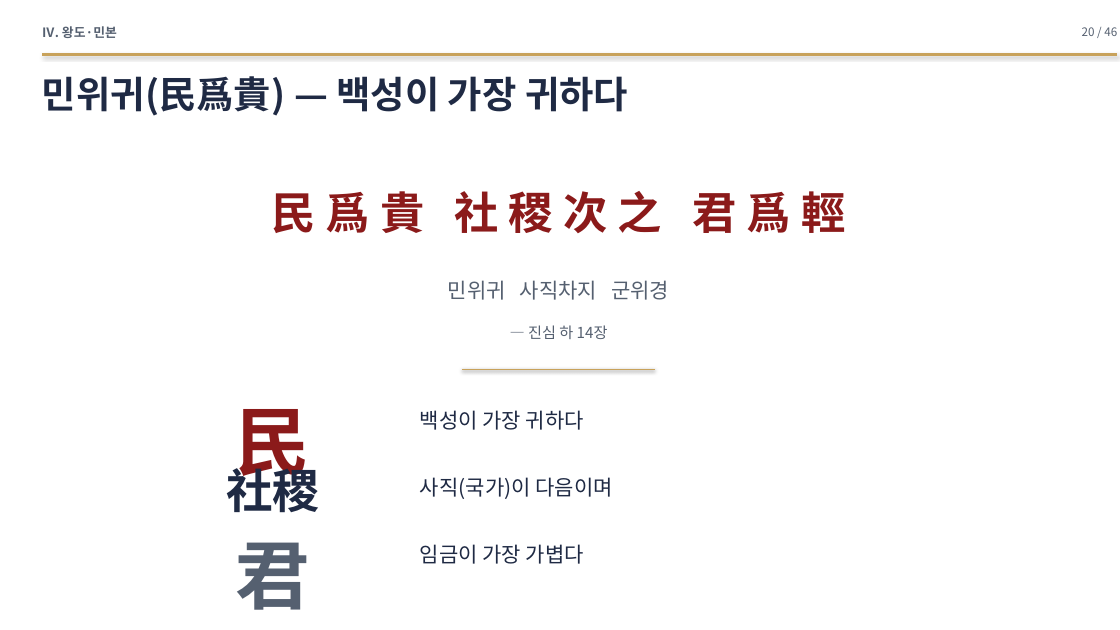
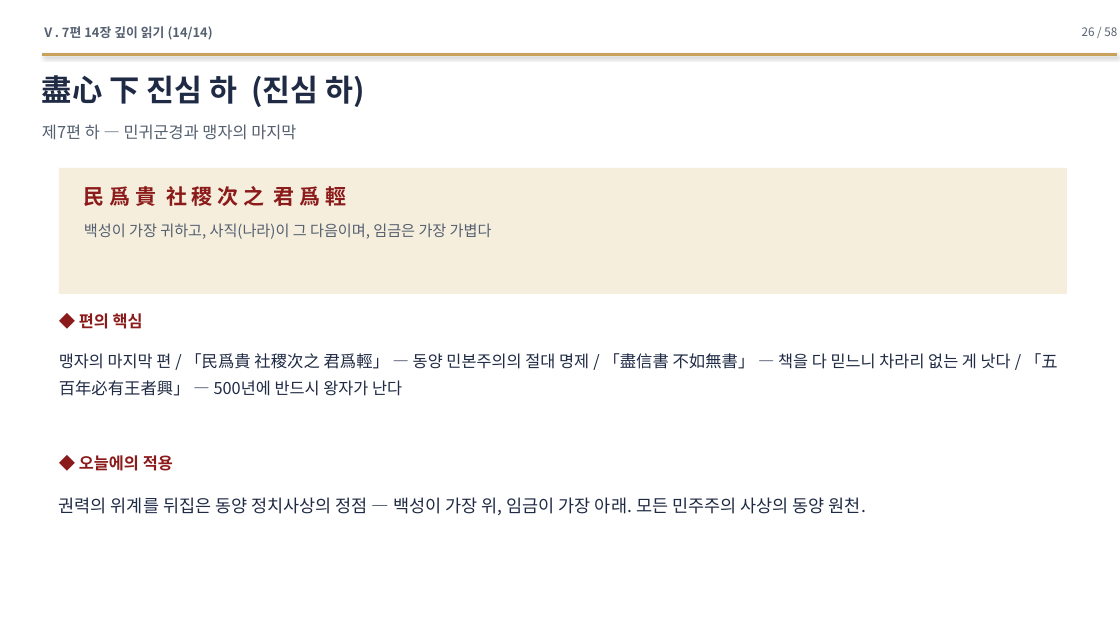
Before and after one commit to hpark1947/Oriental-Classics2, a slide deck: slide 26 of 발표자료/맹자_발표자료.pptx (slide 20 before the commit). Drawn at 1120x630 pixels with LibreOffice and Linux fonts; fonts in the diff are those of the drawing. Boxes give left, top, right and bottom in pixels: in the first picture for what was removed or moved away, otherwise in the second. Text is boxed around its words. In the diff, an @@ line names an element or a change of style, - is before the commit and + after.

```diff
--- a/발표자료/맹자_발표자료.pptx
+++ b/발표자료/맹자_발표자료.pptx
@@ text at [42, 26, 213, 40]: text changed @@
-Ⅳ. 왕도·민본
+Ⅴ. 7편 14장 깊이 읽기 (14/14)
@@ text at [1082, 27, 1117, 36]: text changed @@
-20 / 46
+26 / 58
@@ text at [42, 75, 366, 107]: text changed; size 32 to 26 pt @@
-민위귀(民爲貴) — 백성이 가장 귀하다
+盡心 下 진심 하 (진심 하)
@@ text added at [42, 124, 296, 140], 14 pt, text #556070 @@
+제7편 하 — 민귀군경과 맹자의 마지막
@@ rectangle added at [59, 168, 1067, 294], fill #F5EEDD @@
@@ text "民 爲 貴 社 稷 ...": place and size @@
-text "民 爲 貴 社 稷 ..." at [271, 191, 845, 233]
+text "民 爲 貴 社 稷 ..." at [84, 184, 492, 239]
@@ text at [84, 184, 346, 210]: size 38 to 18 pt in "民 爲 貴 社 稷 次 之 ..."; alignment centre to left; line spacing 1 to 1.3 @@
@@ text at [84, 223, 492, 239]: paragraph added @@
+백성이 가장 귀하고, 사직(나라)이 그 다음이며, 임금은 가장 가볍다
@@ text removed at [448, 280, 669, 300] @@
-민위귀 사직차지 군위경
@@ text at [79, 313, 143, 329]: text changed; size 13 to 14 pt; text colour #556070 to #8B1A1A; bold on @@
-— 진심 하 14장
+◆ 편의 핵심
@@ text added at [59, 353, 1058, 396], 14 pt, text #1F2A44 @@
+맹자의 마지막 편 / 「民爲貴 社稷次之 君爲輕」 — 동양 민본주의의 절대 명제 / 「盡信書 不如無書」 — 책을 다 믿느니 차라리 없는 게 낫다 / 「五百年必有王者興」 — 500년에 반드시 왕자가 난다
@@ line removed from (462, 370) to (655, 370) @@
@@ text removed at [236, 409, 311, 488] @@
-民
@@ text removed at [420, 410, 584, 430] @@
-백성이 가장 귀하다
@@ text added at [79, 455, 173, 471], 14 pt, text #8B1A1A, bold @@
+◆ 오늘에의 적용
@@ text removed at [226, 461, 319, 512] @@
-社稷
@@ text removed at [420, 477, 612, 499] @@
-사직(국가)이 다음이며
@@ text added at [59, 497, 866, 515], 15 pt, text #1F2A44 @@
+권력의 위계를 뒤집은 동양 정치사상의 정점 — 백성이 가장 위, 임금이 가장 아래. 모든 민주주의 사상의 동양 원천.
@@ text removed at [236, 542, 311, 610] @@
-君
@@ text removed at [420, 544, 584, 564] @@
-임금이 가장 가볍다
```
Also in this commit, not shown: 7 other slides changed, 50 slides added, 38 slides removed, 1 other file.
